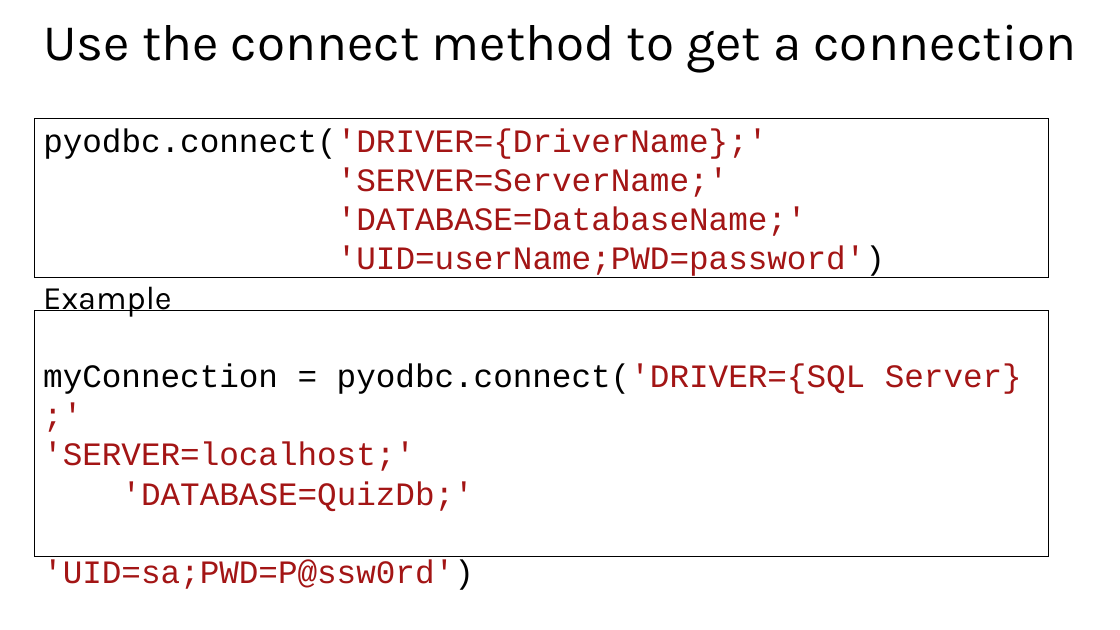
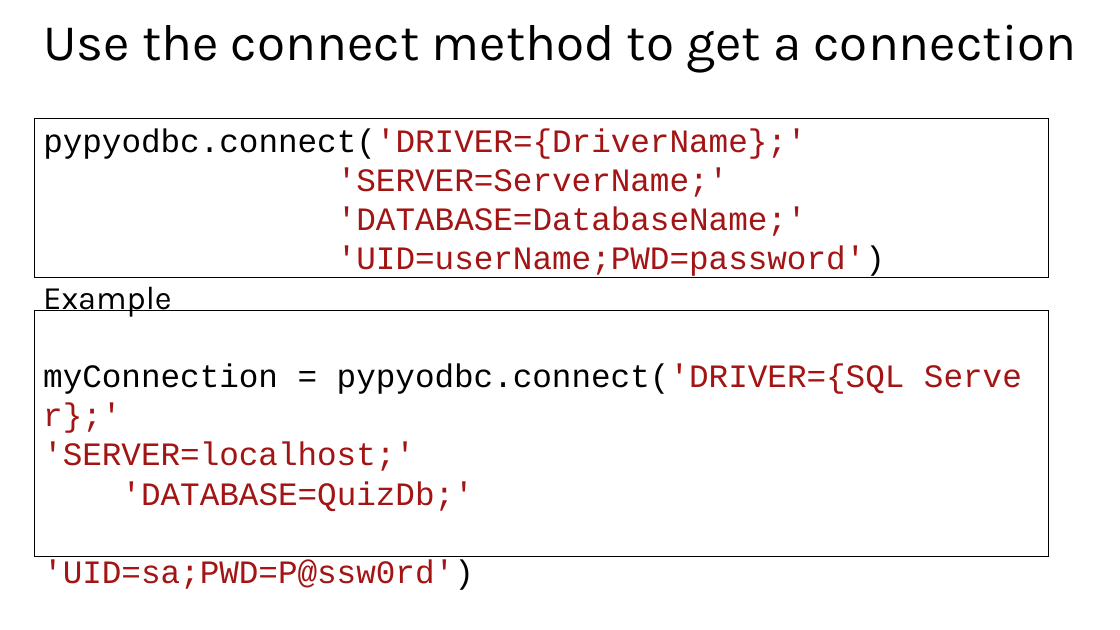
Before and after one commit to mkscala/AdvancedFlask, a slide deck: slide 10 of Slides/Module 4 - Python to databases.pptx (slide 12 before the commit). Drawn at 1120x630 pixels with LibreOffice and Linux fonts; fonts in the diff are those of the drawing. Boxes give left, top, right and bottom in pixels: in the first picture for what was removed or moved away, otherwise in the second. Text is boxed around its words. In the diff, an @@ line names an element or a change of style, - is before the commit and + after.

```diff
--- a/Slides/Module 4 - Python to databases.pptx
+++ b/Slides/Module 4 - Python to databases.pptx
@@ text at bbox=[43, 128, 806, 159]: text changed @@
-pyodbc.connect('DRIVER={DriverName};'
+pypyodbc.connect('DRIVER={DriverName};'
@@ text in rectangle at bbox=[43, 363, 905, 590]: text changed @@
-myConnection = pyodbc.connect('DRIVER={SQL Server};' 'SERVER=localhost;' 'DATABASE=QuizDb;' 'UID=sa;PWD=P@ssw0rd')
+myConnection = pypyodbc.connect('DRIVER={SQL Server};' 'SERVER=localhost;' 'DATABASE=QuizDb;' 'UID=sa;PWD=P@ssw0rd')
```
Also in this commit, not shown: 6 other slides changed, 6 slides removed.
